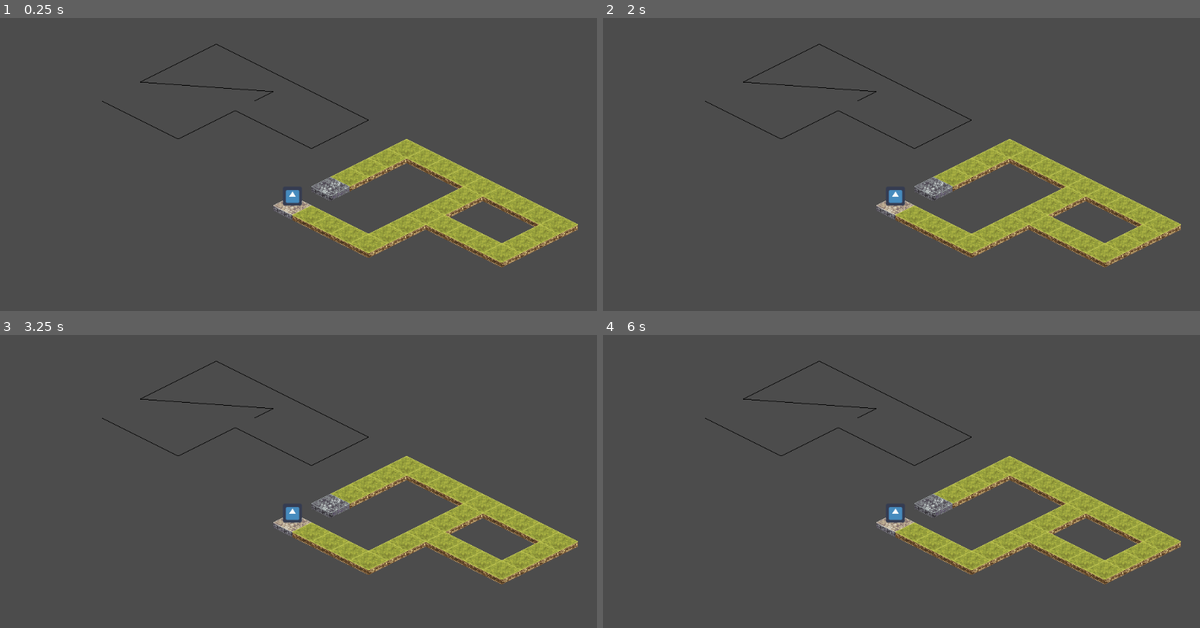
Above: before the commit, frames 1-4 (two rows, left to right).
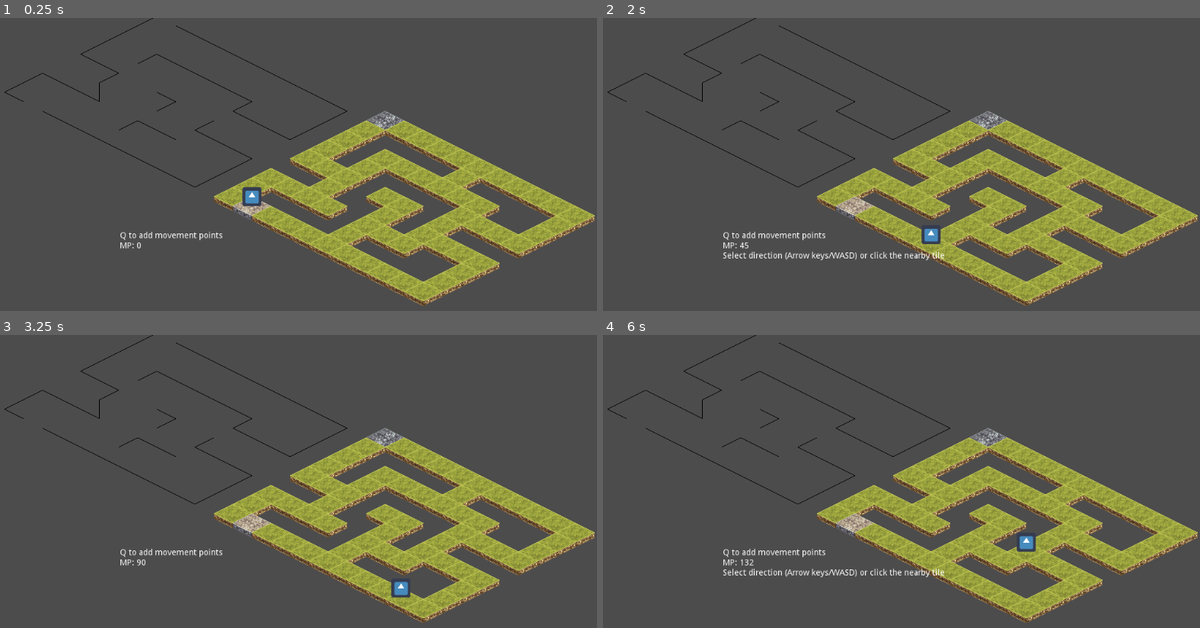
Above: after the commit, the same moments.

Repository: Patriks-Blauzda/Board-Game
Game: Godot game, scene res://Main.tscn
Two runs of this game, one before a commit and one after it. Both use one fixed random seed, a clock stepped at 60 frames per second and the inputs below. The engine's default icon, where the game draws it, is replaced by a stand-in: a white triangle on a blue panel in a dark square.
Inputs (mouse positions are in pixels of both pictures, inside the frame that each line leads up to):
- Up to frame 1 (0.25 s): no input
- Up to frame 2 (2 s): tap Enter at 0.5 s; move the mouse to (1026, 179) at 0.52 s; hold D (right, bound only after the commit) 0.53-1.28 s; hold Q 0.53-1.28 s; click (1026, 179) at 0.67 s; tap Space (ui_select) at 0.77, 0.8, 1.07, 1.35, 1.52, 1.82 s; move the mouse to (776, 214) at 1.27 s; hold Down (down, bound only after the commit) from 1.28 s (still down); click (776, 214) at 1.42 s; tap Q at 1.55 s
- Up to frame 3 (3.25 s): move the mouse to (352, 434) at 2.02 s; release Down (down, bound only after the commit) at 2.03 s; hold D (right, bound only after the commit) 2.03-2.78 s; hold Q 2.03-2.78 s; click (352, 434) at 2.17 s; tap Space (ui_select) at 2.3, 3.02 s; move the mouse to (262, 584) at 2.77 s; hold Up (up, bound only after the commit) from 2.78 s (still down); tap Q at 2.85 s; click (262, 584) at 2.92 s
- Up to frame 4 (6 s): tap Space (ui_select) at 3.32, 3.6, 3.77, 4.07, 4.52, 4.82, 5.3, 5.85 s; move the mouse to (1080, 566) at 3.52 s; release Up (up, bound only after the commit) at 3.53 s; hold A (left, bound only after the commit) 3.53-5.03 s; click (1080, 566) at 3.67 s; move the mouse to (710, 460) at 4.27 s; tap Q at 4.35 s; click (710, 460) at 4.42 s; move the mouse to (925, 513) at 5.02 s; hold Down (down, bound only after the commit) 5.03-5.78 s; hold Q 5.03-5.78 s; click (925, 513) at 5.17 s; move the mouse to (805, 422) at 5.77 s; hold D (right, bound only after the commit) from 5.78 s (still down); click (805, 422) at 5.92 s

The runs differ from the first frame. In frame 1, 17% of the frame differs, in the area x 0-100%, y 0-99%; in frame 2, 18%; in frame 3, 18%; in frame 4, 18%.
Error before the commit: Attempt to call function 'map_to_world' in base 'null instance' on a null instance. (res://Player.gd:8)

Commit message:
movement system, global script, adjusted line map

Diff:
--- a/Dungeon Board/Main.tscn
+++ b/Dungeon Board/Main.tscn
@@ -58,7 +58,7 @@
 cell_size = Vector2( 64, 32 )
 cell_tile_origin = 1
 format = 1
-tile_data = PoolIntArray( -393216, 0, 0, -393215, 0, 0, -393214, 0, 0, -393213, 0, 0, -393212, 0, 0, -393211, 0, 0, -393210, 0, 0, -393209, 0, 0, -393208, 0, 0, -327680, 0, 0, -327676, 0, 0, -327672, 0, 0, -262144, 0, 0, -262140, 0, 0, -262136, 0, 0, -196608, 0, 0, -196604, 0, 0, -196603, 0, 0, -196602, 0, 0, -196601, 0, 0, -196600, 0, 0, -131072, 2, 0, -131068, 0, 0, -65532, 0, 0, 0, 1, 0, 1, 0, 0, 2, 0, 0, 3, 0, 0, 4, 0, 0 )
+tile_data = PoolIntArray( -458753, 2, 0, -524288, 0, 0, -524287, 0, 0, -524286, 0, 0, -524285, 0, 0, -524284, 0, 0, -524283, 0, 0, -524282, 0, 0, -524281, 0, 0, -524280, 0, 0, -524279, 0, 0, -393217, 0, 0, -458748, 0, 0, -458743, 0, 0, -327681, 0, 0, -393215, 0, 0, -393214, 0, 0, -393213, 0, 0, -393212, 0, 0, -393211, 0, 0, -393210, 0, 0, -393207, 0, 0, -262145, 0, 0, -327679, 0, 0, -327674, 0, 0, -327673, 0, 0, -327672, 0, 0, -327671, 0, 0, -196609, 0, 0, -262144, 0, 0, -262143, 0, 0, -262141, 0, 0, -262140, 0, 0, -262138, 0, 0, -196607, 0, 0, -196604, 0, 0, -196602, 0, 0, -196601, 0, 0, -196600, 0, 0, -196599, 0, 0, -65537, 0, 0, -131072, 0, 0, -131071, 0, 0, -131070, 0, 0, -131068, 0, 0, -131067, 0, 0, -131066, 0, 0, -131063, 0, 0, -1, 0, 0, -65532, 0, 0, -65527, 0, 0, 65535, 0, 0, 0, 1, 0, 1, 0, 0, 2, 0, 0, 3, 0, 0, 4, 0, 0, 5, 0, 0, 6, 0, 0, 7, 0, 0, 8, 0, 0, 9, 0, 0 )
 script = ExtResource( 5 )
 
 [node name="Player" type="Sprite" parent="."]
@@ -69,9 +69,10 @@
 
 [node name="Tween" type="Tween" parent="Player"]
 
-[node name="Select" type="Sprite" parent="."]
+[node name="Select" type="Sprite" parent="Player"]
 self_modulate = Color( 0, 0, 0, 0.313726 )
-z_index = 1
+scale = Vector2( 2, 2 )
+z_index = -1
 texture = ExtResource( 1 )
 offset = Vector2( 0, 20 )
 region_enabled = true
@@ -79,4 +80,11 @@
 script = ExtResource( 4 )
 
 [node name="Camera2D" type="Camera2D" parent="."]
+position = Vector2( 68, -1 )
 current = true
+
+[node name="Label" type="Label" parent="."]
+margin_left = -222.0
+margin_top = 59.0
+margin_right = 44.0
+margin_bottom = 152.0
--- a/Dungeon Board/Player.gd
+++ b/Dungeon Board/Player.gd
@@ -1,38 +1,77 @@
 extends Sprite
 
-onready var tilemap = get_tree().root.get_child(0).get_node("TileMap")
+onready var tilemap = get_owner().get_node("TileMap")
+
+var previous_index = 0
 var tile_index = 0
 
+var movement_points = 0
 
 func _ready():
-	position = tilemap.map_to_world(Vector2(0, 0))
+	position = tilemap.map_to_world(tilemap.path[tile_index])
 
 
-# To do: basic movement
-# Problem: All movement would happen instantly, not allowing for any animations
-# Need to make
-func move(tiles : int = 1):
-	for n in tiles:
-		var directions = [Vector2(1, 0), Vector2(-1, 0), Vector2(0, 1), Vector2(0, -1)]
-		var current = tilemap.path[tile_index]
-		var previous = tilemap.path[tile_index - 1]
+# Updates the player's target position
+# If there are multiple directions the player can move in, all movement will be halted until
+# the player chooses the direction
+func move():
+	# Variables to store the Vector2 values of tiles
+	var current = tilemap.path[tile_index]
+	var previous = tilemap.path[previous_index]
 
-		tile_index += 1
-		var next_indexes = []
-		for dir in directions:
-			if tilemap.path.find(current - dir) != -1 && current - dir != previous:
-				next_indexes.append(tilemap.path.find(current - dir))
+	# Stores potential tiles to move to
+	var next_indexes = []
+	for dir in Global.directions:
+		if tilemap.path.find(current - dir) != -1 && current - dir != previous:
+			next_indexes.append(tilemap.path.find(current - dir))
 
-		if next_indexes.size() > 1:
-			print(next_indexes)
-		else:
+	# If there are more than one possible tiles to move to, the player is prompted
+	if next_indexes.size() > 1:
+		get_parent().get_node("Label").text += "\nSelect direction (Arrow keys/WASD) or click the nearby tile"
+
+		previous_index = tile_index
+
+		# (Temporary) Checks the player's inputs and saves them as a Vector2
+		var player_selection = (Vector2(
+			int(Input.is_action_just_pressed("right")) - int(Input.is_action_just_pressed("left")),
+			int(Input.is_action_just_pressed("down")) - int(Input.is_action_just_pressed("up")))
+		)
+
+		var target = current + player_selection
+
+		if Input.is_mouse_button_pressed(1):
+			target = tilemap.world_to_map(get_global_mouse_position())
+
+		# Finds the target tile in the path array
+		if next_indexes.has(tilemap.path.find(target)):
+			tile_index = tilemap.path.find(target)
+
+	# If there is one direction to move it, goes there. If there are none, turns the player around
+	else:
+		previous_index = tile_index
+
+		if !next_indexes.empty():
 			tile_index = next_indexes[0]
 
+	# As long as the player has moved, takes away one movement point
+	if tile_index != previous_index:
+		movement_points -= 1
+		print(tile_index)
 
 
-func _process(delta):
-	if Input.is_action_just_pressed("ui_select") && position == tilemap.map_to_world(tilemap.path[tile_index]):
+func _process(_delta):
+	# Temporary label for debugging
+	get_parent().get_node("Label").text = "Q to add movement points\nMP: " + str(movement_points)
+
+	if Input.is_key_pressed(KEY_Q):
+		movement_points += 1
+
+	# Will be updated when other parts of the game are done
+	if movement_points > 0 && position == tilemap.map_to_world(tilemap.path[tile_index]):
 		move()
+
+
+	# Animates the player moving from one tile to another
 	elif position != tilemap.map_to_world(tilemap.path[tile_index]):
 		var target = tilemap.map_to_world(tilemap.path[tile_index])
 
--- a/Dungeon Board/Select.gd
+++ b/Dungeon Board/Select.gd
@@ -1,16 +1,16 @@
 extends Sprite
 
-
-onready var tilemap = get_parent().get_node("TileMap")
+onready var player = get_parent()
+onready var tilemap = get_owner().get_node("TileMap")
 
 
 # Highlights moused over tile, otherwise not visible
-func _process(delta):
+func _process(_delta):
 	var current_tile = tilemap.world_to_map(get_global_mouse_position())
 
 	if tilemap.get_cell(current_tile.x, current_tile.y) != tilemap.INVALID_CELL:
 		show()
-		position = tilemap.map_to_world(current_tile)
+		global_position = tilemap.map_to_world(current_tile)
 
 	else:
 		hide()
--- a/Dungeon Board/TileMap.gd
+++ b/Dungeon Board/TileMap.gd
@@ -7,18 +7,16 @@
 # Array is used in _get_path()
 # Also checks if tile already exists in path array
 func _get_next_tiles(previous : Vector2, current : Vector2):
-	var directions = [Vector2(1, 0), Vector2(-1, 0), Vector2(0, 1), Vector2(0, -1)]
 	var next_tiles = []
 
 	# Iterates through the 4 directions, checking for the tile moved from and if the space is empty
-	for dir in directions:
+	for dir in Global.directions:
 		if current - dir != previous && get_cell(current.x - dir.x, current.y - dir.y) != INVALID_CELL:
 			if !path.has(current - dir):
 				next_tiles.append(current - dir)
 
 
 	return next_tiles
-
 
 
 # Generates path starting from Vector2(0, 0), which should always be the starting point
@@ -38,7 +36,7 @@
 				_get_path(current, i)
 
 		# Simply adds tile to path if only one direction to move in
-		elif next_tiles.size() == 1:
+		elif !next_tiles.empty():
 			path.append(next_tiles[0])
 
 		# Ends the loop if something goes wrong
@@ -57,8 +55,8 @@
 # Draws path with a line (for debugging)
 func _draw():
 	var color = Color(0, 0, 0, 1)
-	var offset = Vector2(-10, 0)
+	var offset = Vector2(-11, 1)
 
 	for i in range(path.size()):
-		if i < path.size() - 1:
+		if i < path.size() - 1 && path[i].distance_to(path[i + 1]) <= 2:
 			draw_line(map_to_world(path[i] + offset), map_to_world(path[i+1] + offset), color)
--- /dev/null
+++ b/Dungeon Board/global.gd
@@ -0,0 +1,9 @@
+extends Node
+
+# Global script, contents can be called from anywhere (for example, in TileMap.gd, 'Global.directions')
+
+# The directions the player can move in (right, left, up, down)
+const directions : Array = [Vector2(1, 0), Vector2(-1, 0), Vector2(0, -1), Vector2(0, 1)]
+
+var turn = 0
+var current_floor = 0
--- a/Dungeon Board/project.godot
+++ b/Dungeon Board/project.godot
@@ -14,9 +14,40 @@
 run/main_scene="res://Main.tscn"
 config/icon="res://icon.png"
 
+[autoload]
+
+Global="*res://global.gd"
+
 [gui]
 
 common/drop_mouse_on_gui_input_disabled=true
+
+[input]
+
+up={
+"deadzone": 0.5,
+"events": [ Object(InputEventKey,"resource_local_to_scene":false,"resource_name":"","device":0,"alt":false,"shift":false,"control":false,"meta":false,"command":false,"pressed":false,"scancode":16777232,"physical_scancode":0,"unicode":0,"echo":false,"script":null)
+, Object(InputEventKey,"resource_local_to_scene":false,"resource_name":"","device":0,"alt":false,"shift":false,"control":false,"meta":false,"command":false,"pressed":false,"scancode":87,"physical_scancode":0,"unicode":0,"echo":false,"script":null)
+ ]
+}
+down={
+"deadzone": 0.5,
+"events": [ Object(InputEventKey,"resource_local_to_scene":false,"resource_name":"","device":0,"alt":false,"shift":false,"control":false,"meta":false,"command":false,"pressed":false,"scancode":16777234,"physical_scancode":0,"unicode":0,"echo":false,"script":null)
+, Object(InputEventKey,"resource_local_to_scene":false,"resource_name":"","device":0,"alt":false,"shift":false,"control":false,"meta":false,"command":false,"pressed":false,"scancode":83,"physical_scancode":0,"unicode":0,"echo":false,"script":null)
+ ]
+}
+left={
+"deadzone": 0.5,
+"events": [ Object(InputEventKey,"resource_local_to_scene":false,"resource_name":"","device":0,"alt":false,"shift":false,"control":false,"meta":false,"command":false,"pressed":false,"scancode":65,"physical_scancode":0,"unicode":0,"echo":false,"script":null)
+, Object(InputEventKey,"resource_local_to_scene":false,"resource_name":"","device":0,"alt":false,"shift":false,"control":false,"meta":false,"command":false,"pressed":false,"scancode":16777231,"physical_scancode":0,"unicode":0,"echo":false,"script":null)
+ ]
+}
+right={
+"deadzone": 0.5,
+"events": [ Object(InputEventKey,"resource_local_to_scene":false,"resource_name":"","device":0,"alt":false,"shift":false,"control":false,"meta":false,"command":false,"pressed":false,"scancode":68,"physical_scancode":0,"unicode":0,"echo":false,"script":null)
+, Object(InputEventKey,"resource_local_to_scene":false,"resource_name":"","device":0,"alt":false,"shift":false,"control":false,"meta":false,"command":false,"pressed":false,"scancode":16777233,"physical_scancode":0,"unicode":0,"echo":false,"script":null)
+ ]
+}
 
 [physics]
 
